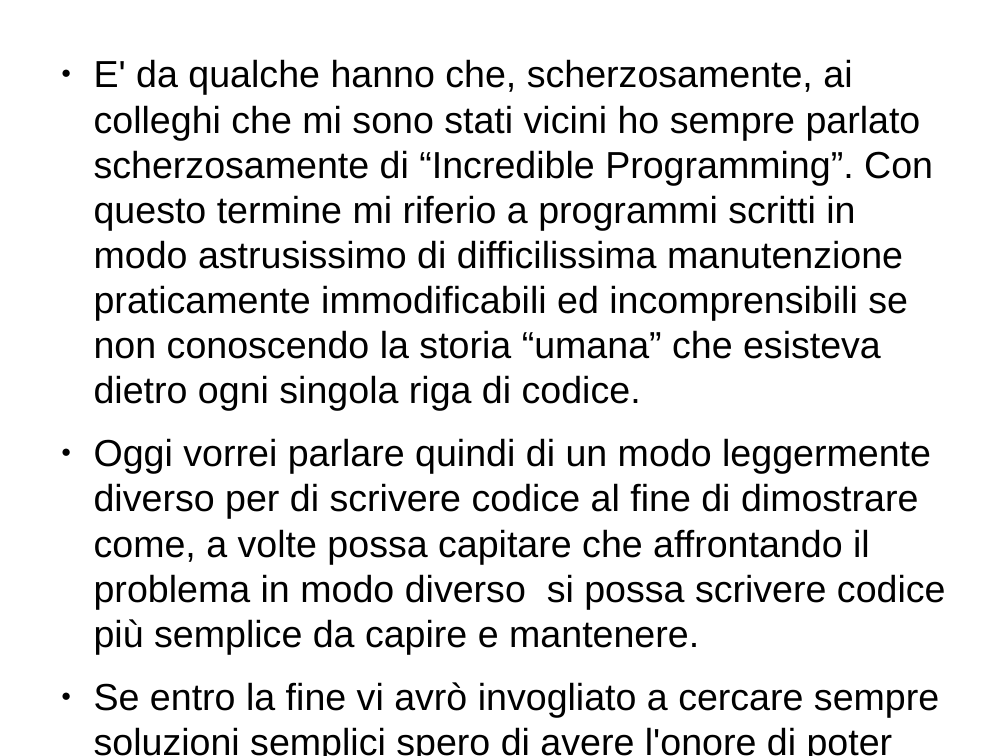
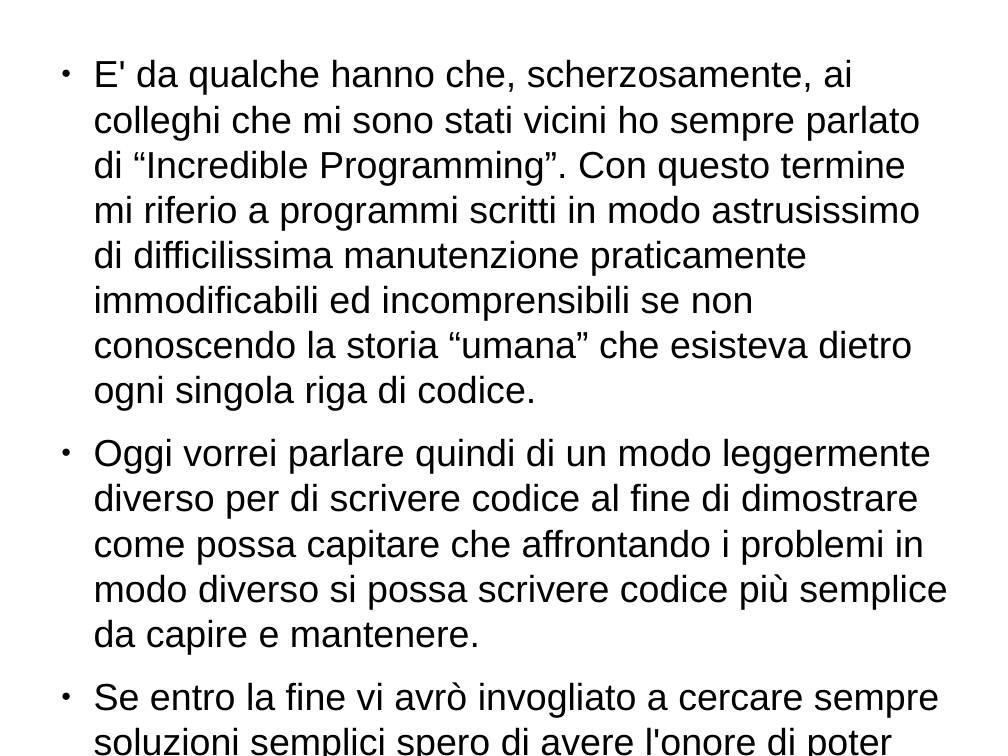
Before and after one commit to mdionisio/workshop_coroutine, a slide deck: slide 2 of presentazione.odp. Drawn at 1008x756 pixels with LibreOffice and Linux fonts; fonts in the diff are those of the drawing. Boxes give left, top, right and bottom in pixels: in the first picture for what was removed or moved away, otherwise in the second. Text is boxed around its words. In the diff, an @@ line names an element or a change of style, - is before the commit and + after.

Commit message:
[UPG]

```diff
--- a/presentazione.odp
+++ b/presentazione.odp
@@ text at (x1=94, y1=59, x2=947, y2=654): text changed @@
-● E' da qualche hanno che, scherzosamente, ai colleghi che mi sono stati vicini ho sempre parlato scherzosamente di “Incredible Programming”. Con questo termine mi riferio a programmi scritti in modo astrusissimo di difficilissima manutenzione praticamente immodificabili ed incomprensibili se non conoscendo la storia “umana” che esisteva dietro ogni singola riga di codice.
-● Oggi vorrei parlare quindi di un modo leggermente diverso per di scrivere codice al fine di dimostrare come, a volte possa capitare che affrontando il problema in modo diverso si possa scrivere codice più semplice da capire e mantenere.
+● E' da qualche hanno che, scherzosamente, ai colleghi che mi sono stati vicini ho sempre parlato di “Incredible Programming”. Con questo termine mi riferio a programmi scritti in modo astrusissimo di difficilissima manutenzione praticamente immodificabili ed incomprensibili se non conoscendo la storia “umana” che esisteva dietro ogni singola riga di codice.
+● Oggi vorrei parlare quindi di un modo leggermente diverso per di scrivere codice al fine di dimostrare come possa capitare che affrontando i problemi in modo diverso si possa scrivere codice più semplice da capire e mantenere.
```
Also in this commit, not shown: 4 other slides changed.
